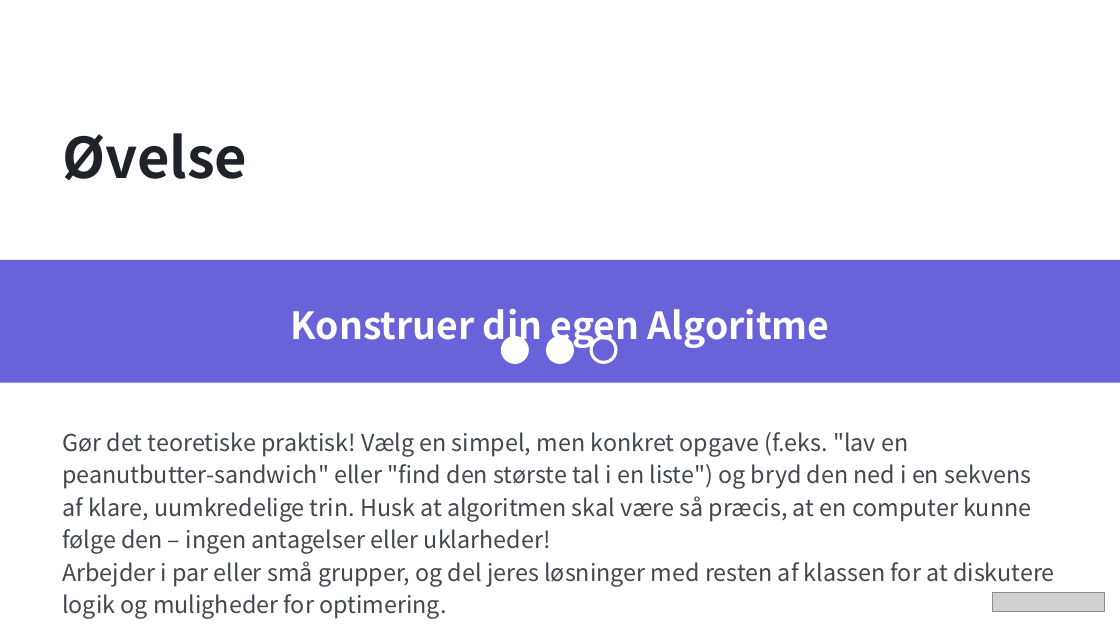
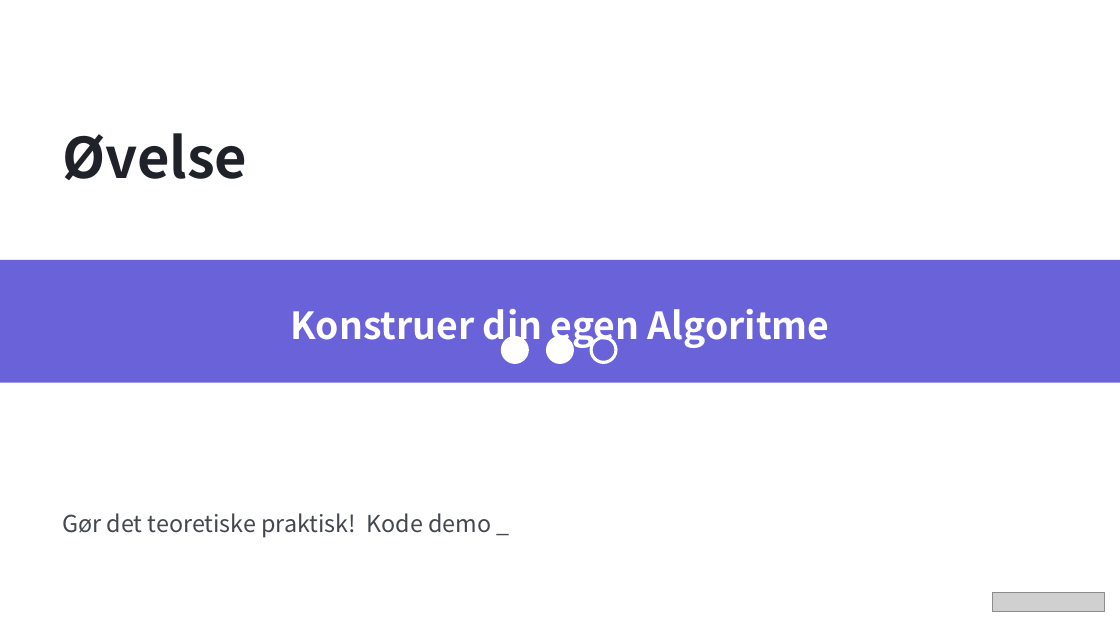
Before and after one commit to xiaoleibi/DMU26, a slide deck: slide 19 of ppt/Uge37_tirsdag_Algoritmer - Grundlæggende Programmering.pptx (slide 16 before the commit). Drawn at 1120x630 pixels with LibreOffice and Linux fonts; fonts in the diff are those of the drawing; grey boxes stand for pictures. Boxes give left, top, right and bottom in pixels: in the first picture for what was removed or moved away, otherwise in the second. Text is boxed around its words. In the diff, an @@ line names an element or a change of style, - is before the commit and + after.

```diff
--- a/ppt/Uge37_tirsdag_Algoritmer - Grundlæggende Programmering.pptx
+++ b/ppt/Uge37_tirsdag_Algoritmer - Grundlæggende Programmering.pptx
@@ text at [62,513,491,538]: text changed @@
-Gør det teoretiske praktisk! Vælg en simpel, men konkret opgave (f.eks. "lav en peanutbutter-sandwich" eller "find den største tal i en liste") og bryd den ned i en sekvens af klare, uumkredelige trin. Husk at algoritmen skal være så præcis, at en computer kunne følge den – ingen antagelser eller uklarheder!
-Arbejder i par eller små grupper, og del jeres løsninger med resten af klassen for at diskutere logik og muligheder for optimering.
+Gør det teoretiske praktisk! Kode demo _
```
Also in this commit, not shown: 7 other slides changed, 3 slides added, 2 slides removed, 5 other files.
